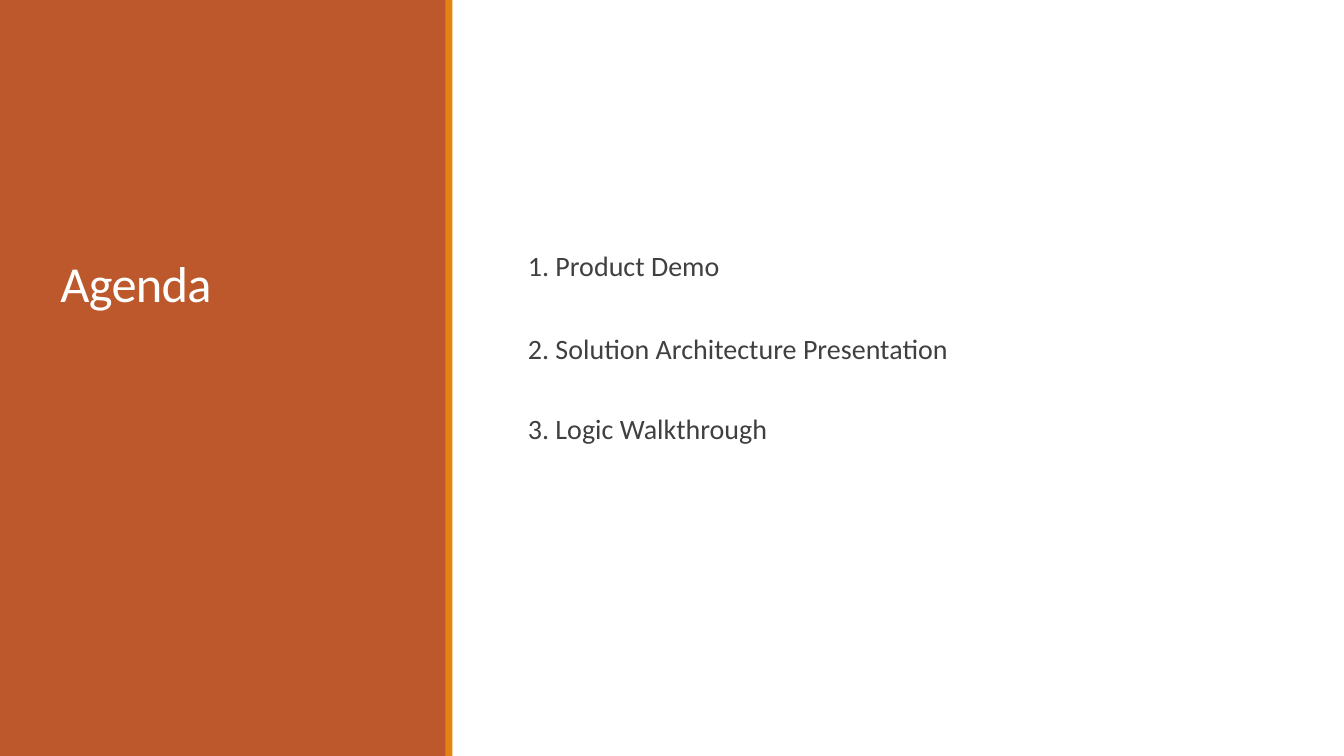
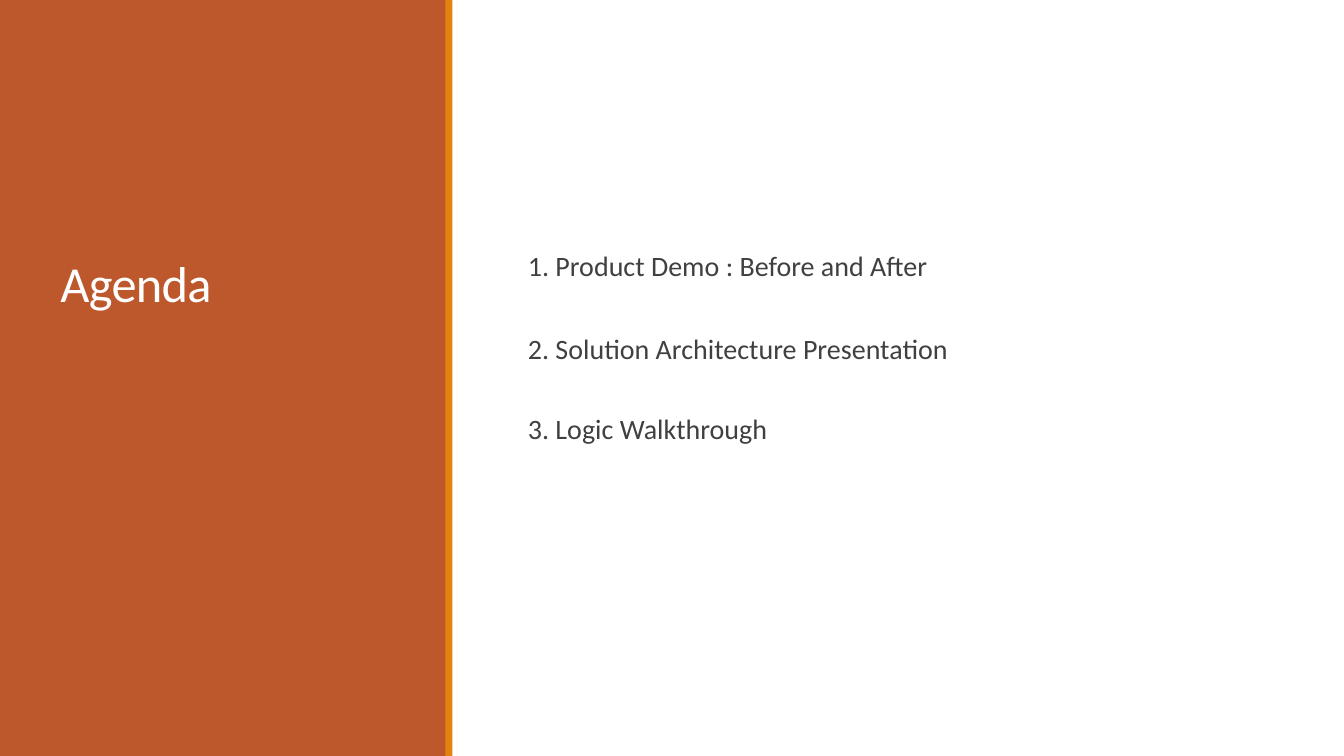
Before and after one commit to naveshkumar/bfs, a slide deck: slide 2 of solutionNaveshKumarDataScientist.pptx. Drawn at 1344x756 pixels with LibreOffice and Linux fonts; fonts in the diff are those of the drawing. Boxes give left, top, right and bottom in pixels: in the first picture for what was removed or moved away, otherwise in the second. Text is boxed around its words. In the diff, an @@ line names an element or a change of style, - is before the commit and + after.

```diff
--- a/solutionNaveshKumarDataScientist.pptx
+++ b/solutionNaveshKumarDataScientist.pptx
@@ text at [528, 256, 927, 276]: text changed @@
-  1. Product Demo
+  1. Product Demo : Before and After
```
Also in this commit, not shown: 2 other slides changed, 1 slide added, 1 other file.
